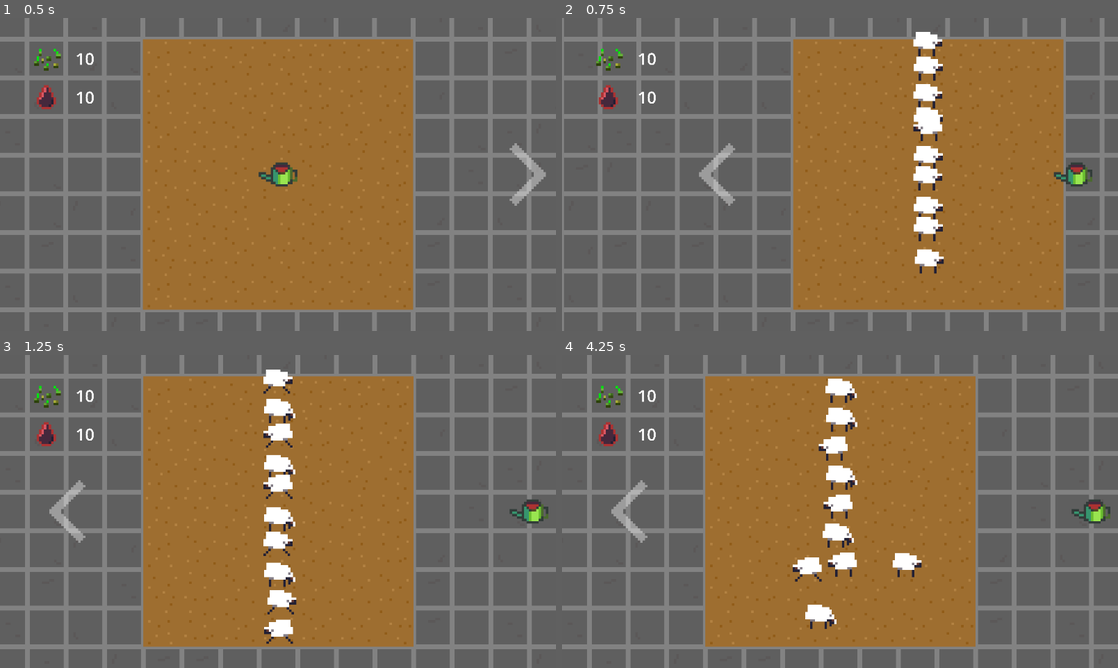
Above: before the commit, frames 1-4 (two rows, left to right).
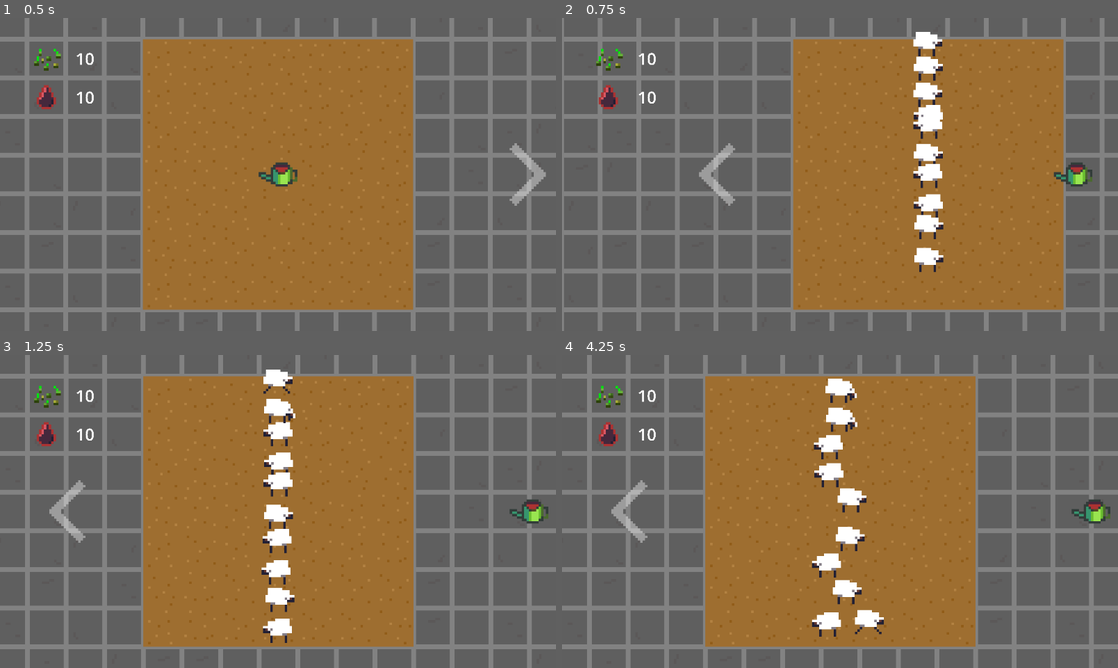
Above: after the commit, the same moments.

Repository: aeriab/giftjam_lebron
Game: Godot game, scene res://main/main.tscn
The game is run twice, just before and just after one commit, with the same random seed, the same clock (stepped at 60 frames per second) and the same inputs.
Inputs (mouse positions are in pixels of both pictures, inside the frame that each line leads up to):
- Up to frame 1 (0.5 s): no input
- Up to frame 2 (0.75 s): click (1090, 174) at 0.5 s
- Up to frame 3 (1.25 s): no input
- Up to frame 4 (4.25 s): click (628, 511) at 1.25 s; click (1090, 511) at 2 s; click (628, 511) at 2.75 s; click (1090, 511) at 3.5 s

Frame 1 is identical in both runs. In frame 2, 1.0% of the frame differs, in the area x 63-69%, y 20-82%; in frame 3, 1.2%; in frame 4, 2.9%, in the area x 41-65%, y 25-90%.

Commit message:
shaps tremble in your wake

Diff:
--- a/shap.gd
+++ b/shap.gd
@@ -4,6 +4,7 @@
 
 # Variables
 var mouse_inside : bool
+var adapt_vector : Vector2
 
 # STATE STUFF
 enum States {IDLE, WALK, FLEE, DEATH}
@@ -22,9 +23,10 @@
 	elif velocity.x >0:
 		$Sprite.flip_h=false
 
-
-
 func _physics_process(delta: float):
+	if state==States.FLEE:
+		adapt_vector = (global_position - get_global_mouse_position())/abs(global_position - get_global_mouse_position())
+		velocity = Vector2(randf_range(10,20)*adapt_vector.x,randf_range(10,20)*adapt_vector.y)
 	move_and_slide()
 
 func set_state(new_phase):
@@ -60,7 +62,6 @@
 	elif new_phase == "FLEE":
 		# set state and variables
 		state = States.FLEE
-		velocity = Vector2(randf_range(10,20)*[-1,1].pick_random(),randf_range(10,20)*[-1,1].pick_random())
 
 		# handle animations
 		anim.play("RESET")
@@ -84,17 +85,13 @@
 		$"State Durations/DEATH".start()
 	else:
 		print("ERROR: oopsie you made a typo lmao")
-	print(state)
 
 # SEES WHETHER OR NOT MOUSE CURSOR IS INSIDE OF THE SHEEP
 func _on_mouse_entered():
 	mouse_inside = true
-	if state!=States.DEATH:
-		set_state("FLEE")
+
 func _on_mouse_exited():
 	mouse_inside = false
-	if state!=States.DEATH:
-		set_state("WALK")
 
 # SEES MOUSE CLICKS TO ALLOW DEATH
 func _input(event):
@@ -115,3 +112,12 @@
 		velocity.y = -velocity.y
 	elif body.name.contains("@CharacterBody2D"):
 		velocity = -velocity
+
+
+func _on_hitbox_area_entered(area: Area2D):
+	if area.name=="scarefield" and state!=States.DEATH:
+		set_state("FLEE")
+
+func _on_hitbox_area_exited(area: Area2D):
+	if area.name=="scarefield" and state!=States.DEATH:
+		set_state("WALK")
--- a/shap.tscn
+++ b/shap.tscn
@@ -253,6 +253,8 @@
 [connection signal="timeout" from="State Durations/IDLE" to="." method="_on_idle_timeout"]
 [connection signal="timeout" from="State Durations/WALK" to="." method="_on_walk_timeout"]
 [connection signal="timeout" from="State Durations/DEATH" to="." method="_on_death_timeout"]
+[connection signal="area_entered" from="ClickDetectorHitbox" to="." method="_on_hitbox_area_entered"]
+[connection signal="area_exited" from="ClickDetectorHitbox" to="." method="_on_hitbox_area_exited"]
 [connection signal="mouse_entered" from="ClickDetectorHitbox" to="." method="_on_mouse_entered"]
 [connection signal="mouse_exited" from="ClickDetectorHitbox" to="." method="_on_mouse_exited"]
 [connection signal="body_entered" from="WallDetectorHitbox" to="." method="_on_hitbox_body_entered"]
